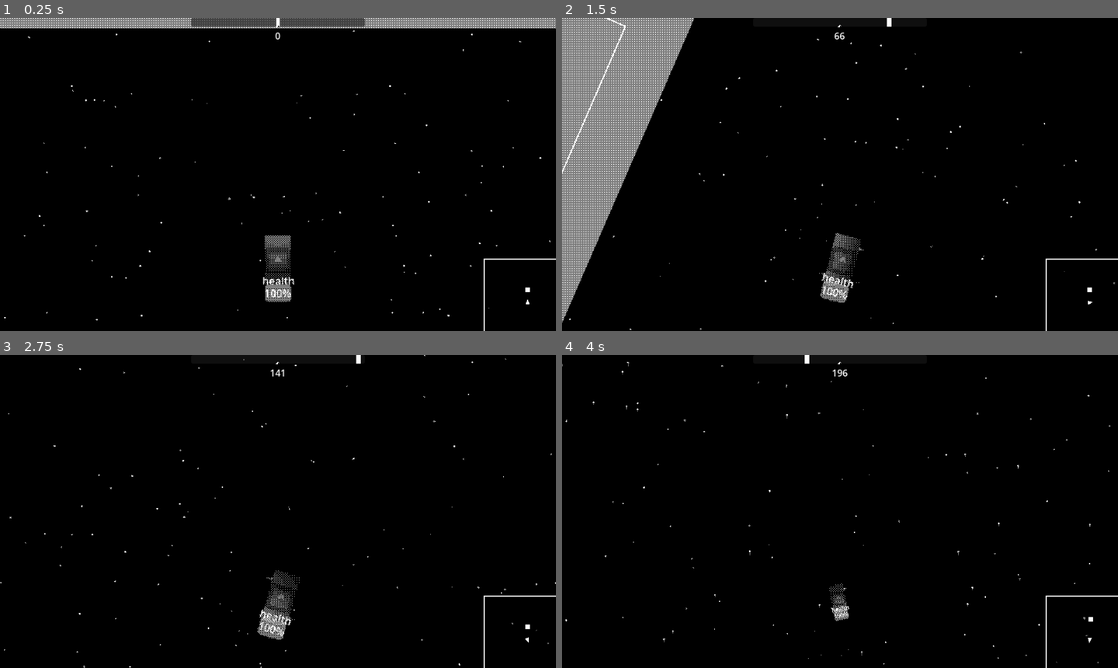
Above: before the commit, frames 1-4 (two rows, left to right).
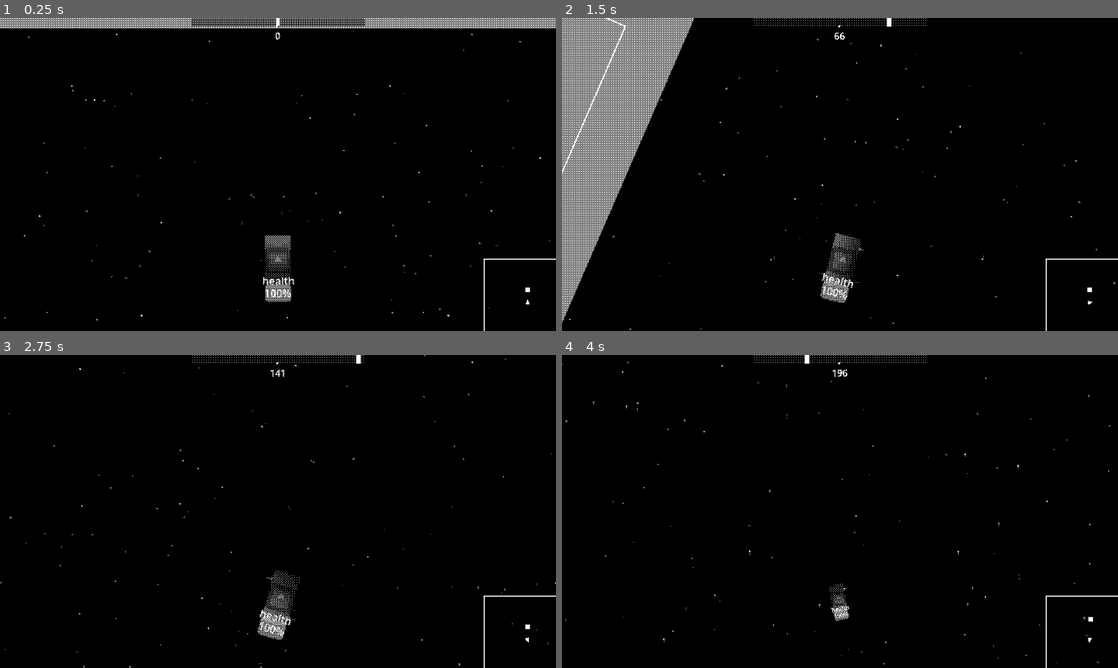
Above: after the commit, the same moments.

Repository: liamfmoran/1-bit-jam
Game: Godot game, scene res://scenes/main.tscn
Same seed, same stepped clock (60 frames per second), same inputs: the game is played once before the commit and once after it. The engine's default icon, where the game draws it, is replaced by a stand-in: a white triangle on a blue panel in a dark square.
Inputs:
- Up to frame 1 (0.25 s): no input
- Up to frame 2 (1.5 s): tap Enter (ui_accept) at 0.5, 0.77 s; hold D (turn_right) 0.53-1.28 s; hold E (brake) from 1.28 s (still down)
- Up to frame 3 (2.75 s): tap Enter (ui_accept) at 1.52 s; release E (brake) at 2.03 s; hold D (turn_right) from 2.03 s (still down)
- Up to frame 4 (4 s): release D (turn_right) at 2.78 s; hold W (thrust_forward) 2.78-3.53 s; tap Enter (ui_accept) at 3.02, 3.77 s; hold A (turn_left) from 3.53 s (still down)

The runs differ from the first frame. In frame 1, 0.7% of the frame differs, in the area x 0-99%, y 0-97%; in frame 2, 0.2%; in frame 3, 0.2%; in frame 4, 0.2%.

Commit message:
Re-added icons, tweaked starfield

Diff:
--- a/data/items.json
+++ b/data/items.json
@@ -5,21 +5,24 @@
 			"display_name": "BIG GUN",
 			"description": "THIS IS A TEST DESCRIPTION",
 			"mass": 1.0,
-			"cost": 420
+			"cost": 420,
+			"icon": "res://assets/items/icons/gun.png"
 		},
 		{
 			"id": "test_item_2",
 			"display_name": "SPACE ROCK",
 			"description": "idk",
 			"mass": 1.0,
-			"cost": 30
+			"cost": 30,
+			"icon": "res://assets/items/icons/rock.png"
 		},
 		{
 			"id": "test_item_3",
 			"display_name": "GEM",
 			"description": "idk",
 			"mass": 1.0,
-			"cost": 69
+			"cost": 69,
+			"icon": "res://assets/items/icons/crystal.png"
 		}
 	]
 }
--- a/scenes/main.tscn
+++ b/scenes/main.tscn
@@ -24,7 +24,7 @@
 position = Vector2(2, -1)
 
 [node name="PostProcessLayer" type="CanvasLayer" parent="." unique_id=1923292393]
-layer = 2
+layer = 10
 
 [node name="OneBitPost" type="ColorRect" parent="PostProcessLayer" unique_id=102847593]
 material = SubResource("ShaderMaterial_p9k2m")
--- a/shaders/starfield.gdshader
+++ b/shaders/starfield.gdshader
@@ -52,10 +52,11 @@
 	float twinkle_phase = hash21(cell + vec2(seed * 3.7, seed * 5.1)) * 6.28318;
 	float twinkle_speed = 0.4 + hash21(cell + vec2(seed * 1.3, seed * 2.9)) * 1.2;
 	float twinkle = sin(TIME * twinkle_speed + twinkle_phase) * 0.25 + 0.75;
+	float star_brightness = 0.25 + hash21(cell + vec2(seed * 5.3, seed * 9.7)) * 0.75;
 
 	// Star head
 	if (length(to_frag) < radius) {
-		return twinkle;
+		return twinkle * star_brightness;
 	}
 
 	// Comet tail: world-space velocity, no extra rotation needed since
@@ -69,7 +70,7 @@
 			float taper = (1.0 - along / trail_len) * 0.4;
 			float perp = length(to_frag - along * trail_dir);
 			if (perp < radius * taper) {
-				return twinkle * (1.0 - along / trail_len);
+				return twinkle * star_brightness * (1.0 - along / trail_len);
 			}
 		}
 	}
--- a/utils/data_loader.gd
+++ b/utils/data_loader.gd
@@ -49,6 +49,9 @@
 	item.description = d.get("description", "")
 	item.mass = float(d.get("mass", 0.0))
 	item.cost = int(d.get("cost", 0))
+	var icon_path: String = d.get("icon", "")
+	if not icon_path.is_empty():
+		item.icon = load(icon_path)
 	return item
 
 static func _ship_part_from_dict(d: Dictionary) -> ShipPartData:
